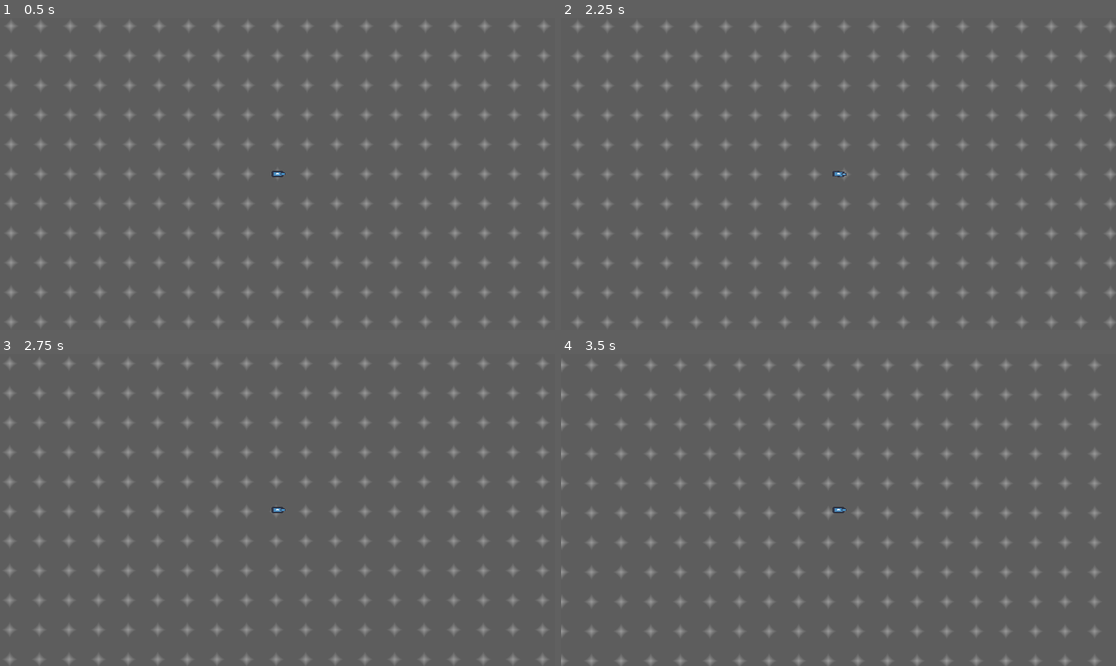
Above: before the commit, frames 1-4 (two rows, left to right).
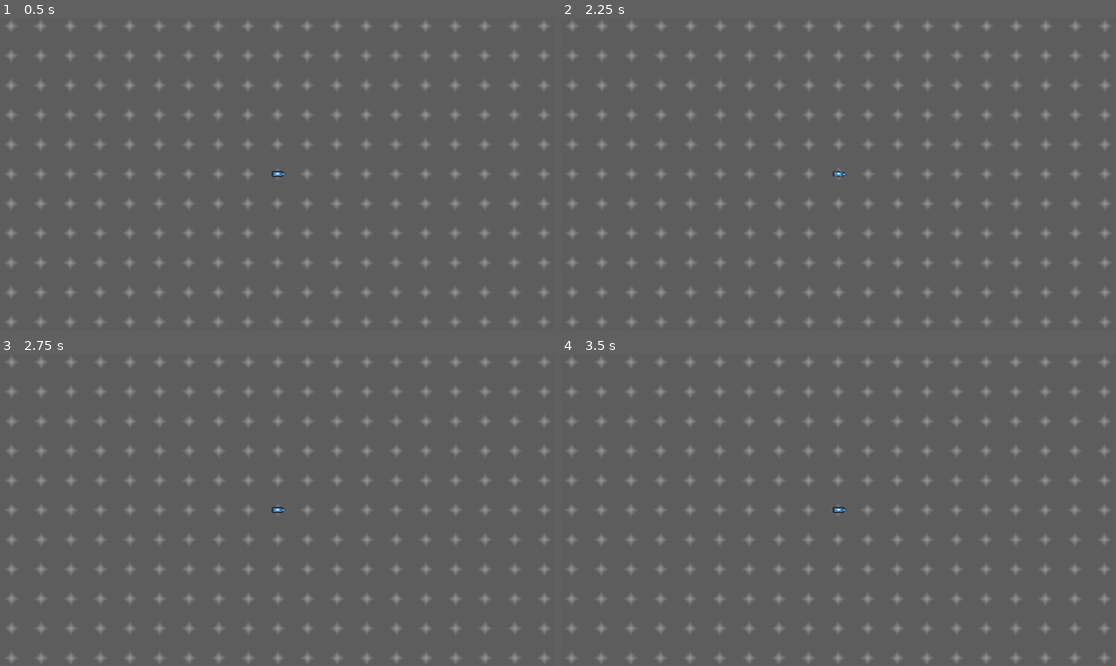
Above: after the commit, the same moments.

Repository: TeddySauyet/AIDriver
Game: Godot game, scene res://src/car/tests/infini_test.tscn
Same seed, same stepped clock (60 frames per second), same inputs: the game is played once before the commit and once after it. The project has no main scene, so this scene is started directly. The engine's default icon, where the game draws it, is replaced by a stand-in: a white triangle on a blue panel in a dark square.
Inputs:
- Up to frame 1 (0.5 s): no input
- Up to frame 2 (2.25 s): tap Enter at 0.5, 2 s; tap A (a) at 0.6 s; tap D (d) at 0.8, 1.35 s; tap Space at 1.25 s; tap S (s) at 1.55 s; hold S (s) from 2.03 s (still down)
- Up to frame 3 (2.75 s): keep holding S (s); tap A (a) at 2.3 s
- Up to frame 4 (3.5 s): release S (s) at 2.78 s; tap A (a) at 2.85 s; tap D (d) at 3.05 s

Frame 1 is identical in both runs. In frame 2, 6.5% of the frame differs, in the area x 1-100%, y 1-99%; in frame 3, 2.4%; in frame 4, 8.6%, in the area x 0-99%, y 1-100%.

Commit message:
Needs a lot of work on the drift physics, but the main driving is pretty good.

Diff:
--- a/src/car/car.gd
+++ b/src/car/car.gd
@@ -1,11 +1,16 @@
 class_name Car
 extends CharacterBody2D
 
-var acceleration : float = 0.64*5
-var drag : float = 0.05
-var turn_sensitivity : float = PI/3.0
+var max_speed := 15.0
+var acceleration : float = 3.0
 
-var max_acceleration_before_drift := 3.0
+var drag_coeff : float = 0.0 #edited in ready
+var turn_sensitivity : float = PI/2.0
+
+var max_acceleration_before_drift := 0.3
+var drift_drag := 0.0
+var max_drift_acceleration := 10.
+var regain_control_drag_accel := 0.1
 
 enum State {
 	NORMAL,
@@ -14,22 +19,45 @@
 
 var state : State = State.NORMAL
 
+func _ready() -> void:
+	drag_coeff = acceleration/max_speed**2
+
 func _process(delta: float) -> void:
-	var net_acceleration : Vector2
-	var drag : Vector2 = -velocity.length_squared() * drag * delta*velocity.normalized()
+	var net_acceleration : Vector2 = Vector2.ZERO
+	var drag : Vector2 = Vector2.ZERO
 	match state:
 		State.NORMAL:
 			var turn = Input.get_axis('a','d') * turn_sensitivity * delta
 			transform = transform.rotated_local(turn)
+			net_acceleration = velocity.length() * transform.x - velocity
 
 			var input_accel : float = Input.get_axis("s","w") * delta * acceleration
-			net_acceleration= input_accel * transform.x + drag
+			drag = -velocity.length_squared() * drag_coeff * delta*velocity.normalized()
+			net_acceleration += input_accel * transform.x + drag
 
-			velocity += net_acceleration
+			#velocity += net_acceleration
+			if net_acceleration.length() > max_acceleration_before_drift:
+				state = State.DRIFTING
+		State.DRIFTING:
+			drag= -velocity.length_squared() * drift_drag * delta*velocity.normalized()
 
-		State.DRIFTING:
-			velocity += drag
-	if net_acceleration.length() > max_acceleration_before_drift:
-		state = State.DRIFTING
-	#print(velocity.length())
+			#var turn = Input.get_axis('a','d') * turn_sensitivity * delta
+			#transform = transform.rotated_local(turn)
+			#net_acceleration = velocity.length() * transform.x - velocity
+
+			var turn = Input.get_axis('a','d') * turn_sensitivity * delta
+			var desired_transform := transform.rotated_local(turn)
+			var desired_acceleration = velocity.length() * desired_transform.x - velocity
+			var factor := clampf(desired_acceleration.length(), 0,max_drift_acceleration)
+			net_acceleration += desired_acceleration.normalized() * factor
+
+			net_acceleration += drag
+
+			#if drag.length() <= regain_control_drag_accel:
+			if factor >= max_drift_acceleration:
+				state = State.NORMAL
+
+	var s = '|'
+	print(net_acceleration.length(),s,state,s,velocity.length(),s,drag_coeff)
+	velocity += net_acceleration
 	move_and_collide(velocity)
